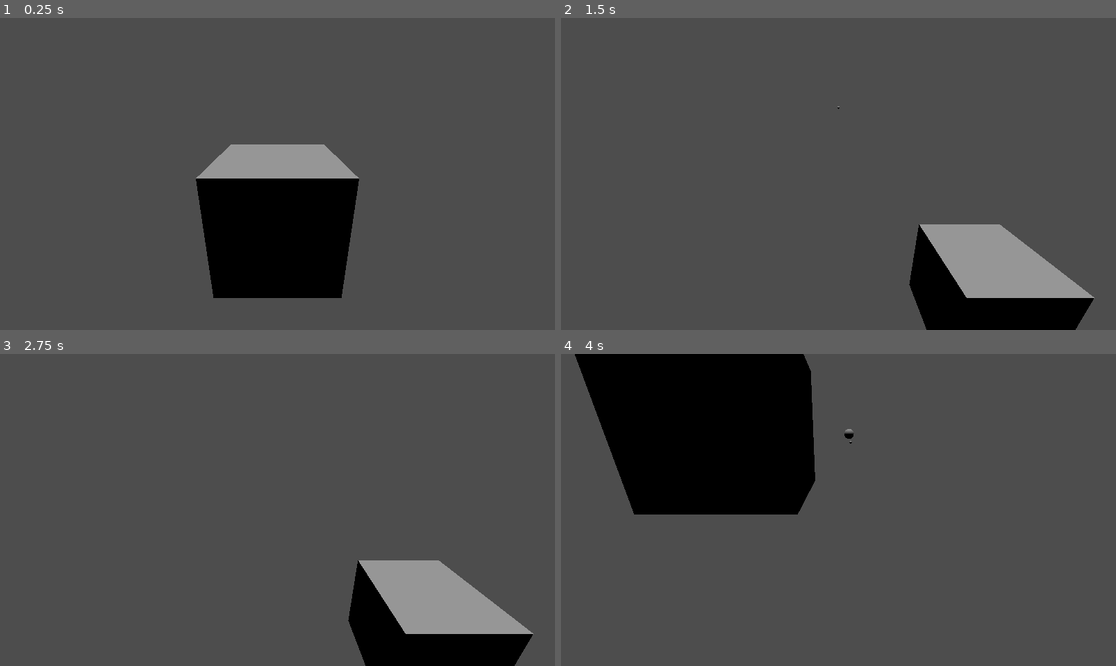
Above: before the commit, frames 1-4 (two rows, left to right).
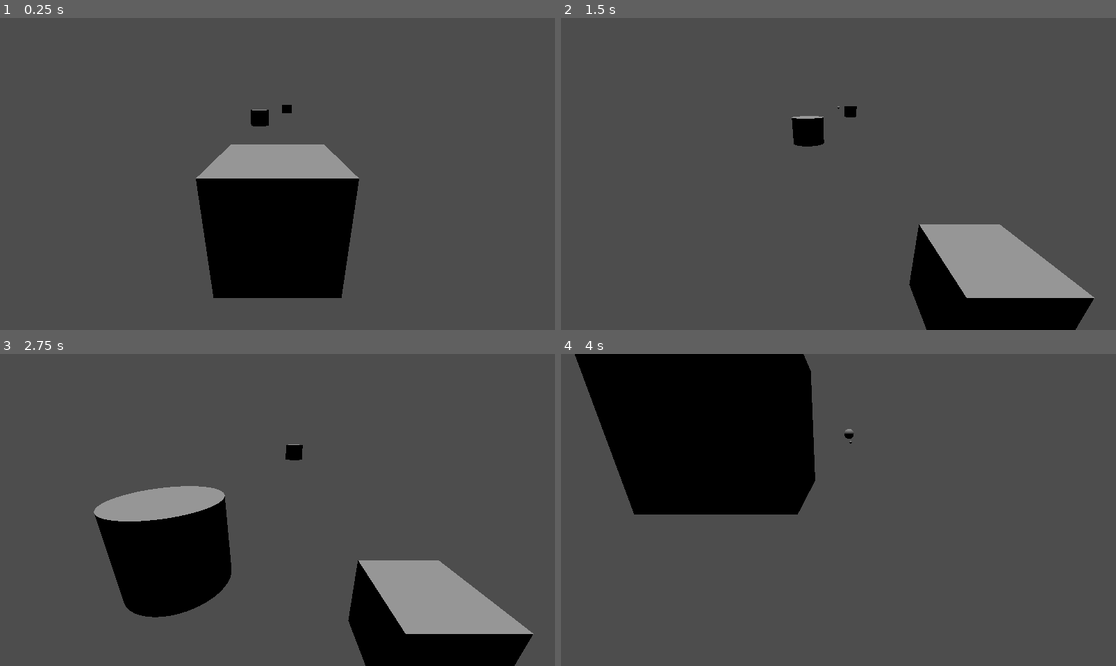
Above: after the commit, the same moments.

Repository: HyperekDerg/programowanie-gier
Game: Godot game, scene res://main.tscn
The game is run twice, just before and just after one commit, with the same random seed, the same clock (stepped at 60 frames per second) and the same inputs.
Inputs:
- Up to frame 1 (0.25 s): no input
- Up to frame 2 (1.5 s): tap Enter (ui_accept) at 0.5, 0.77 s; hold Right (ui_right) 0.53-1.28 s; hold Down (ui_down) from 1.28 s (still down)
- Up to frame 3 (2.75 s): tap Enter (ui_accept) at 1.52 s; release Down (ui_down) at 2.03 s; hold Right (ui_right) from 2.03 s (still down)
- Up to frame 4 (4 s): release Right (ui_right) at 2.78 s; hold Up (ui_up) 2.78-3.53 s; tap Enter (ui_accept) at 3.02, 3.77 s; hold Left (ui_left) from 3.53 s (still down)

The runs differ from the first frame. In frame 1, 0.2% of the frame differs, in the area x 45-53%, y 27-35%; in frame 2, 0.6%; in frame 3, 8.4%, in the area x 16-55%, y 28-85%; in frame 4, nothing differs.

Commit message:
Lab10 - Zadanie 4

Diff:
--- a/lab-10/bullet.gd
+++ b/lab-10/bullet.gd
@@ -5,7 +5,8 @@
 
 # Called when the node enters the scene tree for the first time.
 func _ready() -> void:
-	pass
+	$Area3D.monitorable = true
+	$Area3D.monitoring = true
 
 
 # Called every frame. 'delta' is the elapsed time since the previous frame.
--- a/lab-10/bullet.tscn
+++ b/lab-10/bullet.tscn
@@ -12,6 +12,7 @@
 lifetime = 1.0
 
 [node name="Area3D" type="Area3D" parent="." unique_id=436859272]
+disable_mode = 2
 collision_layer = 4
 collision_mask = 2
 
--- a/lab-10/main.tscn
+++ b/lab-10/main.tscn
@@ -3,6 +3,7 @@
 [ext_resource type="Script" uid="uid://cols1g6nfvo8m" path="res://path_follow_3d.gd" id="1_ig7tw"]
 [ext_resource type="Script" uid="uid://cqbng5bx52f3i" path="res://mesh_instance_3d.gd" id="2_0xm2m"]
 [ext_resource type="PackedScene" uid="uid://bxbm4ydxko8a4" path="res://bullet.tscn" id="3_1bvp3"]
+[ext_resource type="PackedScene" uid="uid://wyhhcal4twg1" path="res://target.tscn" id="4_1bvp3"]
 
 [sub_resource type="Curve3D" id="Curve3D_7dm0k"]
 _data = {
@@ -32,6 +33,7 @@
 transform = Transform3D(1, 0, 0, 0, 0.9388601, 0.34429884, 0, -0.34429884, 0.9388601, 0, 0.9540341, 1.6579523)
 
 [node name="Statek" type="Area3D" parent="Path3D/PathFollow3D" unique_id=434621165]
+disable_mode = 2
 collision_mask = 2
 
 [node name="Mesh" type="MeshInstance3D" parent="Path3D/PathFollow3D/Statek" unique_id=1922788686]
@@ -42,3 +44,9 @@
 
 [node name="Kolizja" type="CollisionShape3D" parent="Path3D/PathFollow3D/Statek" unique_id=12803665]
 shape = SubResource("BoxShape3D_0xm2m")
+
+[node name="Target" parent="." unique_id=332631488 instance=ExtResource("4_1bvp3")]
+transform = Transform3D(1, 0, 0, 0, 1, 0, 0, 0, 1, -0.98596907, 0, -11.080335)
+
+[node name="Target2" parent="." unique_id=812574674 instance=ExtResource("4_1bvp3")]
+transform = Transform3D(1, 0, 0, 0, 1, 0, 0, 0, 1, 1.0081611, 0, -22.16067)
--- /dev/null
+++ b/lab-10/target.gd
@@ -0,0 +1,10 @@
+extends Node3D
+
+func _ready():
+	$Area3D.monitorable = true
+	$Area3D.monitoring = true
+	$Area3D.area_entered.connect(_on_hit)
+
+func _on_hit(_area: Area3D):
+	print("trafiony!")
+	queue_free()
--- /dev/null
+++ b/lab-10/target.tscn
@@ -0,0 +1,25 @@
+[gd_scene format=3 uid="uid://wyhhcal4twg1"]
+
+[ext_resource type="Script" uid="uid://bponmuf77yceq" path="res://target.gd" id="1_t2jmu"]
+
+[sub_resource type="CylinderMesh" id="CylinderMesh_3hr3o"]
+height = 0.837
+
+[sub_resource type="CylinderShape3D" id="CylinderShape3D_t2jmu"]
+height = 0.8803711
+radius = 0.52783203
+
+[node name="Node3D" type="Node3D" unique_id=332631488]
+script = ExtResource("1_t2jmu")
+
+[node name="MeshInstance3D" type="MeshInstance3D" parent="." unique_id=799755012]
+mesh = SubResource("CylinderMesh_3hr3o")
+
+[node name="Area3D" type="Area3D" parent="." unique_id=164057903]
+disable_mode = 2
+collision_layer = 2
+collision_mask = 4
+
+[node name="CollisionShape3D" type="CollisionShape3D" parent="Area3D" unique_id=2054257579]
+transform = Transform3D(1, 0, 0, 0, 1, 0, 0, 0, 1, 0, 0.0031738281, 0)
+shape = SubResource("CylinderShape3D_t2jmu")
Not shown, added: lab-10/target.gd.uid
